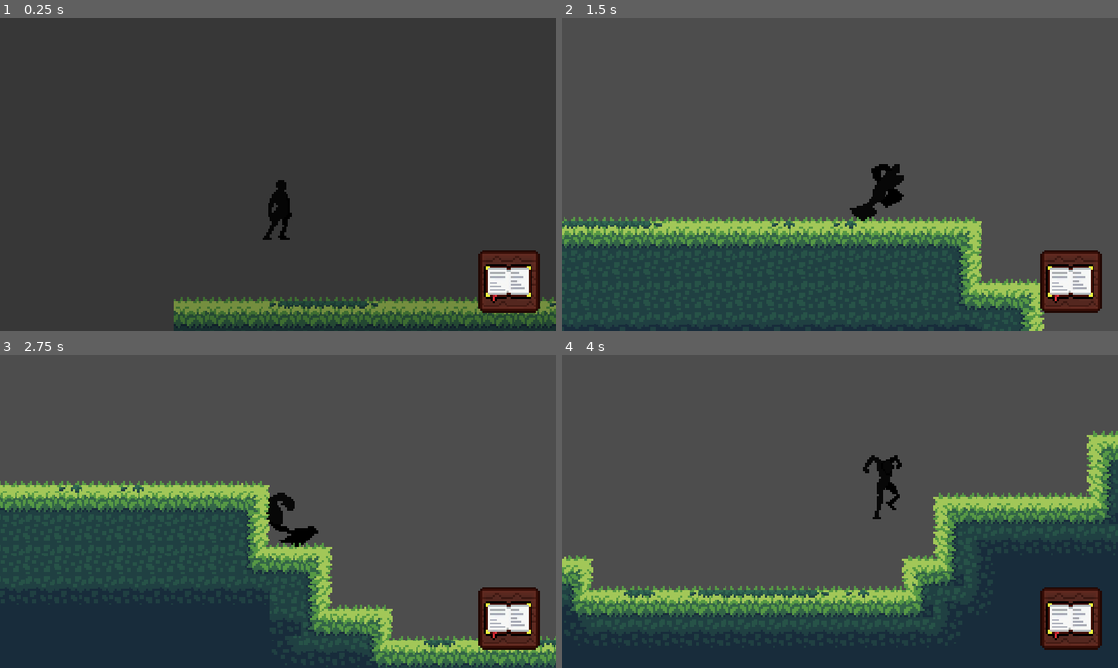
Above: before the commit, frames 1-4 (two rows, left to right).
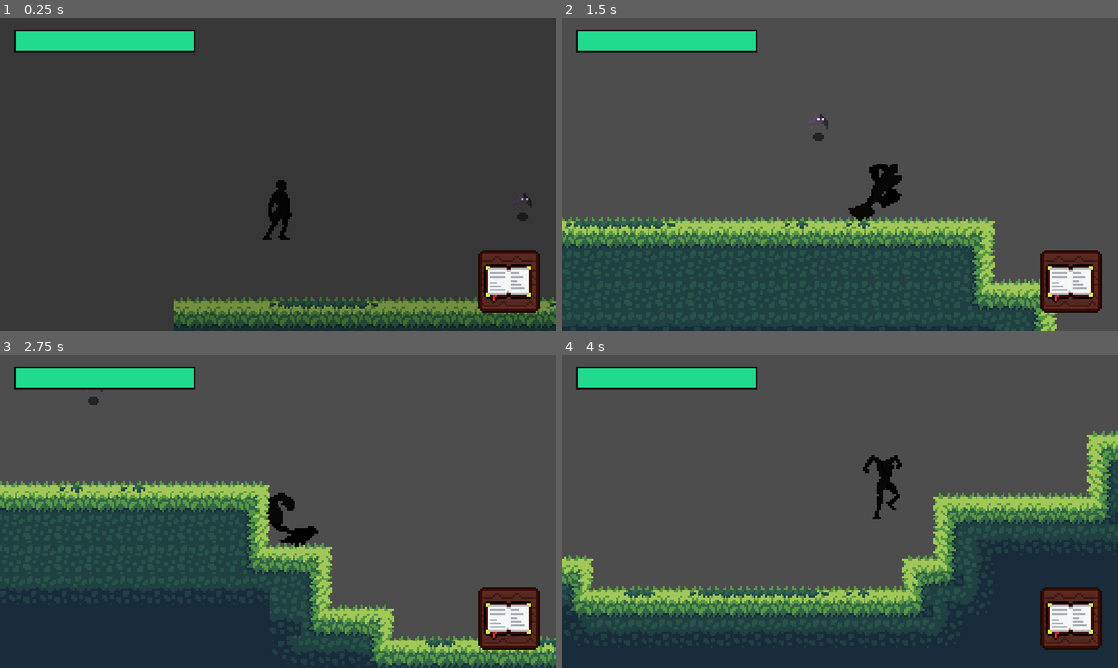
Above: after the commit, the same moments.

Repository: youswiftlmao/sillouette-chef
Game: Godot game, scene res://scenes/game.tscn
Two runs of this game, one before a commit and one after it. Both use one fixed random seed, a clock stepped at 60 frames per second and the inputs below.
Inputs:
- Up to frame 1 (0.25 s): no input
- Up to frame 2 (1.5 s): tap Enter at 0.5 s; hold D (right) from 0.53 s (still down); tap Alt at 0.6 s; tap W (jump) at 0.77 s; tap Shift at 1.35 s
- Up to frame 3 (2.75 s): tap W (jump) at 1.52 s; release D (right) at 2.03 s; hold A (left) from 2.03 s (still down); tap Alt at 2.1 s
- Up to frame 4 (4 s): release A (left) at 2.78 s; hold D (right) from 2.78 s (still down); tap Shift at 2.85 s; tap W (jump) at 3.02, 3.77 s; tap Alt at 3.6 s

The runs differ from the first frame. In frame 1, 2.5% of the frame differs, in the area x 2-96%, y 3-65%; in frame 2, 8.1%, in the area x 0-89%, y 3-100%; in frame 3, 3.4%; in frame 4, 2.4%.

Commit message:
added a basic health system and a working updating healthbar which also indicates damage now working on enemies

Diff:
--- /dev/null
+++ b/scenes/area_2d.gd
@@ -0,0 +1,5 @@
+extends Area2D
+
+
+func hploss():
+	pass
--- /dev/null
+++ b/scenes/bat.tscn
@@ -0,0 +1,79 @@
+[gd_scene format=3 uid="uid://bhlpagmp7x882"]
+
+[ext_resource type="Texture2D" uid="uid://cnev2q58hvatw" path="res://assets/Bat.png" id="1_uhqni"]
+
+[sub_resource type="AtlasTexture" id="AtlasTexture_cnldk"]
+atlas = ExtResource("1_uhqni")
+region = Rect2(0, 0, 16, 16)
+
+[sub_resource type="AtlasTexture" id="AtlasTexture_48wkk"]
+atlas = ExtResource("1_uhqni")
+region = Rect2(0, 32, 16, 16)
+
+[sub_resource type="AtlasTexture" id="AtlasTexture_ss3tx"]
+atlas = ExtResource("1_uhqni")
+region = Rect2(0, 16, 16, 16)
+
+[sub_resource type="AtlasTexture" id="AtlasTexture_lv0ya"]
+atlas = ExtResource("1_uhqni")
+region = Rect2(0, 32, 16, 16)
+
+[sub_resource type="AtlasTexture" id="AtlasTexture_5fn3r"]
+atlas = ExtResource("1_uhqni")
+region = Rect2(0, 48, 16, 16)
+
+[sub_resource type="SpriteFrames" id="SpriteFrames_8qtcx"]
+animations = [{
+"frames": [{
+"duration": 1.0,
+"texture": SubResource("AtlasTexture_cnldk")
+}, {
+"duration": 1.0,
+"texture": SubResource("AtlasTexture_48wkk")
+}, {
+"duration": 1.0,
+"texture": SubResource("AtlasTexture_ss3tx")
+}, {
+"duration": 1.0,
+"texture": SubResource("AtlasTexture_lv0ya")
+}, {
+"duration": 1.0,
+"texture": SubResource("AtlasTexture_5fn3r")
+}],
+"loop": true,
+"name": &"default",
+"speed": 8.01
+}]
+
+[sub_resource type="CircleShape2D" id="CircleShape2D_uhqni"]
+
+[sub_resource type="CircleShape2D" id="CircleShape2D_cnldk"]
+radius = 7.253174
+
+[sub_resource type="CircleShape2D" id="CircleShape2D_48wkk"]
+
+[node name="bat" type="CharacterBody2D" unique_id=1777148116]
+scale = Vector2(1.1029655, 1.1029655)
+
+[node name="AnimatedSprite2D" type="AnimatedSprite2D" parent="." unique_id=1393438554]
+sprite_frames = SubResource("SpriteFrames_8qtcx")
+autoplay = "default"
+frame_progress = 0.5717432
+
+[node name="detection area" type="Area2D" parent="." unique_id=564653904]
+
+[node name="CollisionShape2D" type="CollisionShape2D" parent="detection area" unique_id=1752490162]
+scale = Vector2(7.422573, 7.422573)
+shape = SubResource("CircleShape2D_uhqni")
+
+[node name="CollisionShape2D" type="CollisionShape2D" parent="." unique_id=168810290]
+position = Vector2(0, -2.7199402)
+scale = Vector2(0.32523188, 0.32523188)
+shape = SubResource("CircleShape2D_cnldk")
+
+[node name="bathitbox" type="Area2D" parent="." unique_id=1115261843]
+
+[node name="CollisionShape2D" type="CollisionShape2D" parent="bathitbox" unique_id=2008279871]
+position = Vector2(0, -2.7199402)
+scale = Vector2(1.3124406, 1.3124406)
+shape = SubResource("CircleShape2D_48wkk")
--- a/scenes/game.tscn
+++ b/scenes/game.tscn
@@ -16,6 +16,7 @@
 [ext_resource type="Script" uid="uid://c3oime51t7fkk" path="res://scripts/wheat.gd" id="11_kvuet"]
 [ext_resource type="PackedScene" uid="uid://c06uioggdg5fs" path="res://scenes/platform.tscn" id="12_dinhu"]
 [ext_resource type="Texture2D" uid="uid://dxmj43hs6x825" path="res://assets/barn.png" id="15_rysoc"]
+[ext_resource type="PackedScene" uid="uid://bhlpagmp7x882" path="res://scenes/bat.tscn" id="17_rysoc"]
 
 [sub_resource type="TileSetAtlasSource" id="TileSetAtlasSource_lnu2h"]
 texture = ExtResource("2_yqjtg")
@@ -1196,6 +1197,9 @@
 [node name="platform5" parent="." unique_id=649916647 instance=ExtResource("12_dinhu")]
 position = Vector2(3156, 115)
 
+[node name="bat" parent="." unique_id=1589009573 instance=ExtResource("17_rysoc")]
+position = Vector2(68, -47.000004)
+
 [connection signal="ITEM2" from="pickups/salt" to="thechef" method="_on_salt_item_2"]
 [connection signal="pressed" from="pickups/salt" to="pickups/salt" method="_on_pressed"]
 [connection signal="ITEM1" from="pickups/wheat" to="thechef" method="_on_wheat_item_1"]
--- /dev/null
+++ b/scenes/healthbar.tscn
@@ -0,0 +1,49 @@
+[gd_scene format=3 uid="uid://jcangal3rt4t"]
+
+[ext_resource type="Script" uid="uid://bkv10iku3eqq6" path="res://scripts/healthbar.gd" id="1_8wl12"]
+
+[sub_resource type="StyleBoxEmpty" id="StyleBoxEmpty_vjxg4"]
+
+[sub_resource type="StyleBoxFlat" id="StyleBoxFlat_ulkio"]
+bg_color = Color(0.1254902, 0.85882354, 0.5529412, 1)
+
+[sub_resource type="StyleBoxFlat" id="StyleBoxFlat_y8nn8"]
+bg_color = Color(0.0744457, 0.07444573, 0.07444567, 1)
+expand_margin_left = 2.0
+expand_margin_top = 2.0
+expand_margin_right = 2.0
+expand_margin_bottom = 2.0
+shadow_color = Color(0, 0, 0, 0.27450982)
+shadow_offset = Vector2(0, 1)
+
+[sub_resource type="StyleBoxFlat" id="StyleBoxFlat_25yk6"]
+bg_color = Color(1, 1, 1, 1)
+
+[node name="healthbar" type="ProgressBar" unique_id=855770443]
+z_index = 1
+offset_right = 240.0
+offset_bottom = 27.0
+theme_override_styles/background = SubResource("StyleBoxEmpty_vjxg4")
+theme_override_styles/fill = SubResource("StyleBoxFlat_ulkio")
+value = 80.0
+show_percentage = false
+script = ExtResource("1_8wl12")
+
+[node name="damagebar" type="ProgressBar" parent="." unique_id=719661076]
+z_index = -1
+layout_mode = 1
+anchors_preset = 15
+anchor_right = 1.0
+anchor_bottom = 1.0
+grow_horizontal = 2
+grow_vertical = 2
+theme_override_styles/background = SubResource("StyleBoxFlat_y8nn8")
+theme_override_styles/fill = SubResource("StyleBoxFlat_25yk6")
+value = 90.0
+show_percentage = false
+
+[node name="Timer" type="Timer" parent="." unique_id=696551953]
+wait_time = 0.582
+one_shot = true
+
+[connection signal="timeout" from="Timer" to="." method="_on_timer_timeout"]
--- a/scenes/thechef.tscn
+++ b/scenes/thechef.tscn
@@ -14,6 +14,7 @@
 [ext_resource type="FontFile" uid="uid://bh6jvsa7eqolq" path="res://text/Jersey10-Regular.ttf" id="12_yjsmm"]
 [ext_resource type="Texture2D" uid="uid://k61gepb1o8tr" path="res://assets/check.png" id="13_3uxqh"]
 [ext_resource type="Texture2D" uid="uid://bvhfw81gwrpnx" path="res://assets/DONE.png" id="14_gjg41"]
+[ext_resource type="PackedScene" uid="uid://jcangal3rt4t" path="res://scenes/healthbar.tscn" id="15_pm1cm"]
 
 [sub_resource type="AtlasTexture" id="AtlasTexture_md6kr"]
 atlas = ExtResource("1_bhwxj")
@@ -231,6 +232,9 @@
 &"open": SubResource("Animation_ixqi8")
 }
 
+[sub_resource type="CircleShape2D" id="CircleShape2D_pm1cm"]
+radius = 18.0
+
 [node name="thechef" type="CharacterBody2D" unique_id=241996407]
 script = ExtResource("1_keyna")
 
@@ -400,6 +404,21 @@
 [node name="AnimationPlayer" type="AnimationPlayer" parent="CanvasLayer/inv2" unique_id=304000255]
 libraries/ = SubResource("AnimationLibrary_lyk8j")
 
+[node name="healthbar" parent="CanvasLayer" unique_id=855770443 instance=ExtResource("15_pm1cm")]
+offset_left = 33.0
+offset_top = 27.0
+offset_right = 273.0
+offset_bottom = 54.0
+scale = Vector2(1.5363446, 1.5363446)
+
+[node name="players_hitbox" type="Area2D" parent="." unique_id=1838671487]
+
+[node name="CollisionShape2D" type="CollisionShape2D" parent="players_hitbox" unique_id=1479626788]
+position = Vector2(0, -15)
+shape = SubResource("CircleShape2D_pm1cm")
+
 [connection signal="timeout" from="FootstepTimer" to="." method="_on_time_footstep_timer_timeout"]
 [connection signal="pressed" from="CanvasLayer/toggleinv" to="CanvasLayer" method="_on_toggleinv_pressed"]
 [connection signal="pressed" from="CanvasLayer/inv2/inv" to="CanvasLayer" method="_on_inv_pressed"]
+[connection signal="body_entered" from="players_hitbox" to="." method="_on_players_hitbox_body_entered"]
+[connection signal="body_exited" from="players_hitbox" to="." method="_on_players_hitbox_body_exited"]
--- /dev/null
+++ b/scripts/healthbar.gd
@@ -0,0 +1,35 @@
+extends ProgressBar
+
+
+@onready var damagebar: ProgressBar = $damagebar
+@onready var timer: Timer = $Timer
+var prevhealth = float(health)
+var health := 100 : set = _set_health
+
+func _set_health(new_health):
+	var prevhealth = float(health)
+
+	if max_value == 0:
+		max_value = 100
+
+	health = clamp(new_health, 0, max_value)
+	value = health
+
+	if health <= 0:
+		queue_free()
+
+	if health < prevhealth:
+		timer.start()
+	else:
+		damagebar.value = health
+
+func init_health(_health):
+	health = _health
+	max_value = health
+	value = health
+	damagebar.max_value = health
+	damagebar.value = health
+
+
+func _on_timer_timeout() -> void:
+	damagebar.value = health
--- a/scripts/player.gd
+++ b/scripts/player.gd
@@ -3,9 +3,16 @@
 
 const SPEED = 175.0
 const JUMP_VELOCITY = -270.0
+#combat related vars
+var health = 100
 
+var bat_inattackrange = false
+var bat_cooldown = true
+var playeralive = true
 
 @onready var chef: AnimatedSprite2D = $chef
+@onready var healthbar: ProgressBar = $CanvasLayer/healthbar
+
 
 var was_on_floor: bool = false
 
@@ -14,9 +21,12 @@
 var gotitem3 = false
 var gotitem4 = false
 
+func _ready() -> void:
+	updhp()
 
 func _physics_process(delta: float) -> void:
-
+	if health <= 0 :
+		Transition.reset_scene()
 	# Add the gravity.
 	if not is_on_floor():
 		velocity += get_gravity() * delta
@@ -93,3 +103,25 @@
 	gotitem3 = true
 func player():
 	pass
+
+func updhp():
+	healthbar.health = health
+
+
+func _on_hurt_area_entered(area: Area2D) -> void:
+	if area.has_method("hploss"):
+		health -= 10
+		healthbar.health = health
+		print(health)
+
+
+func _on_players_hitbox_body_entered(body: Node2D) -> void:
+	if body.has_method("bat"):
+		bat_inattackrange = true
+
+
+func _on_players_hitbox_body_exited(body: Node2D) -> void:
+	if body.has_method("bat"):
+		bat_inattackrange = false
+func enemyattack():
+	pass
Binary file added: assets/Bat.png
Not shown, added: assets/Bat.png.import
Not shown, added: scenes/area_2d.gd.uid
Not shown, added: scripts/healthbar.gd.uid
